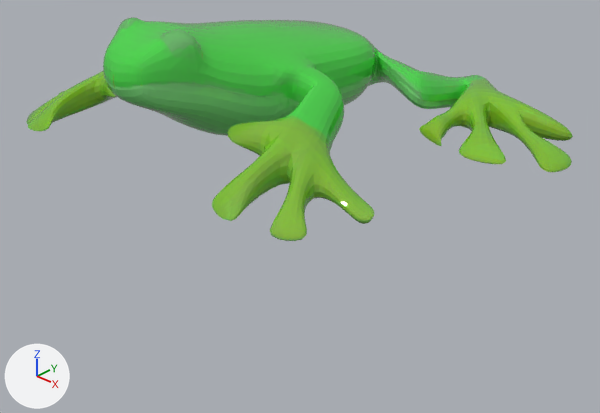
The Blender file frog body color.blend: old version first, new version second.
The view is the same before and after, from a 50 mm camera at (11.33, -10.4, 5.86) aimed at (1.06, 0.54, -1.57). Lighting does not change. The marker at lower left points along +X, +Y and +Z.
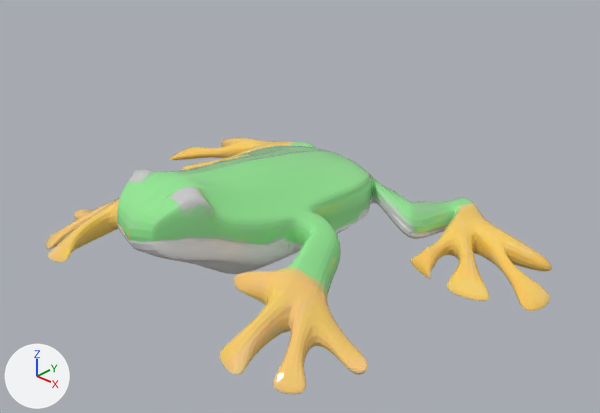
The change in detail:
In material 'Material' (mat_material), coat_weight goes from 1.0 to 0.25.
In material 'Material' (mat_material), coat_tint is no longer (0.279, 0.855, 0.279), green #90ee90.
me_plane is used by ob_plane; location (0.23, 0.09, 0.0).
me_plane had 258 vertices, 242 faces and spanned x 0.0..5.54, y -3.34..4.42, z -0.14..2.52.
me_plane now has 892 vertices, 868 faces and spans x -5.54..5.54, y -3.34..4.42, z -0.14..2.52.
me_plane part 1: 6 vertices removed from x 0.0..0.73, y 1.2..1.93, z -0.02..0.1; 640 vertices added at x -5.54..1.32, y -3.34..4.42, z -0.14..2.52.
Mesh me_plane_001 is new.
It has 60 vertices, 44 faces and spans x 0.0..1.5, y 0.14..2.32, z -0.04..0.78.
It uses material mat_material (picture img_material_base_color).
Object 'Plane' (ob_plane) loses its MIRROR modifier named 'Mirror'.
Modifier setting removed (it was use_clip = True).
Object 'Plane' (ob_plane) moves from (0.23, 0.09, 0.0) to (0.23, 0.09, -2.83).
Object 'right_belly' (ob_right_belly) is new; it shows me_plane_001.
Its location is (0.23, 0.09, -2.83).
It gains a SUBSURF modifier named 'Subdivision'.
Modifier setting: levels = 3.

Boxes (x1, y1, x2, y2) around the edits, measured in the pictures (600 x 413 px):
'Plane', surface changed, reshaped, moved, modifiers changed (7% narrower, 14% taller): before (26, 17, 573, 241); after (46, 138, 552, 394)
'right_belly', added: after (337, 227, 348, 234)
part 1 of me_plane, built on: before (342, 82, 370, 105); after (46, 138, 377, 274)
